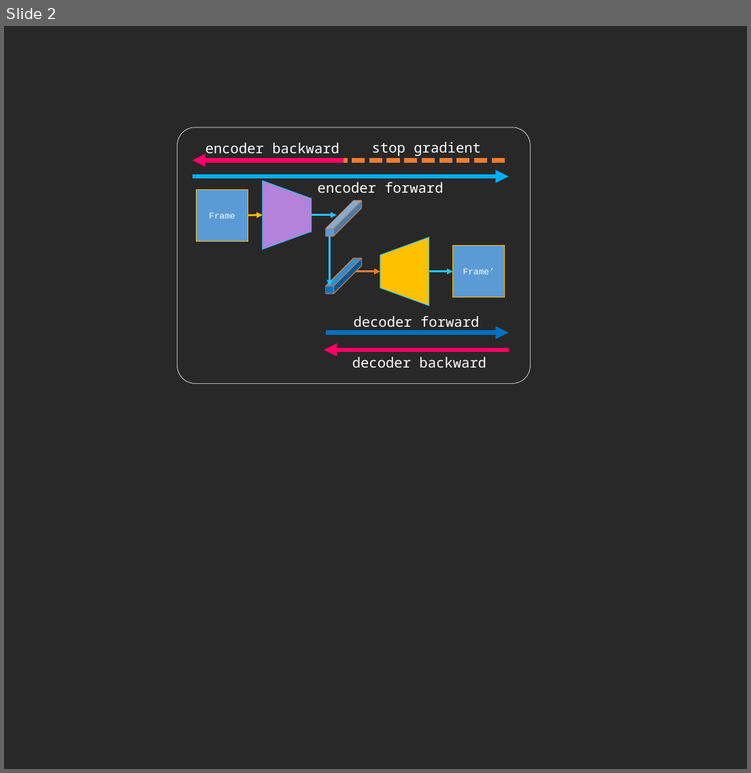
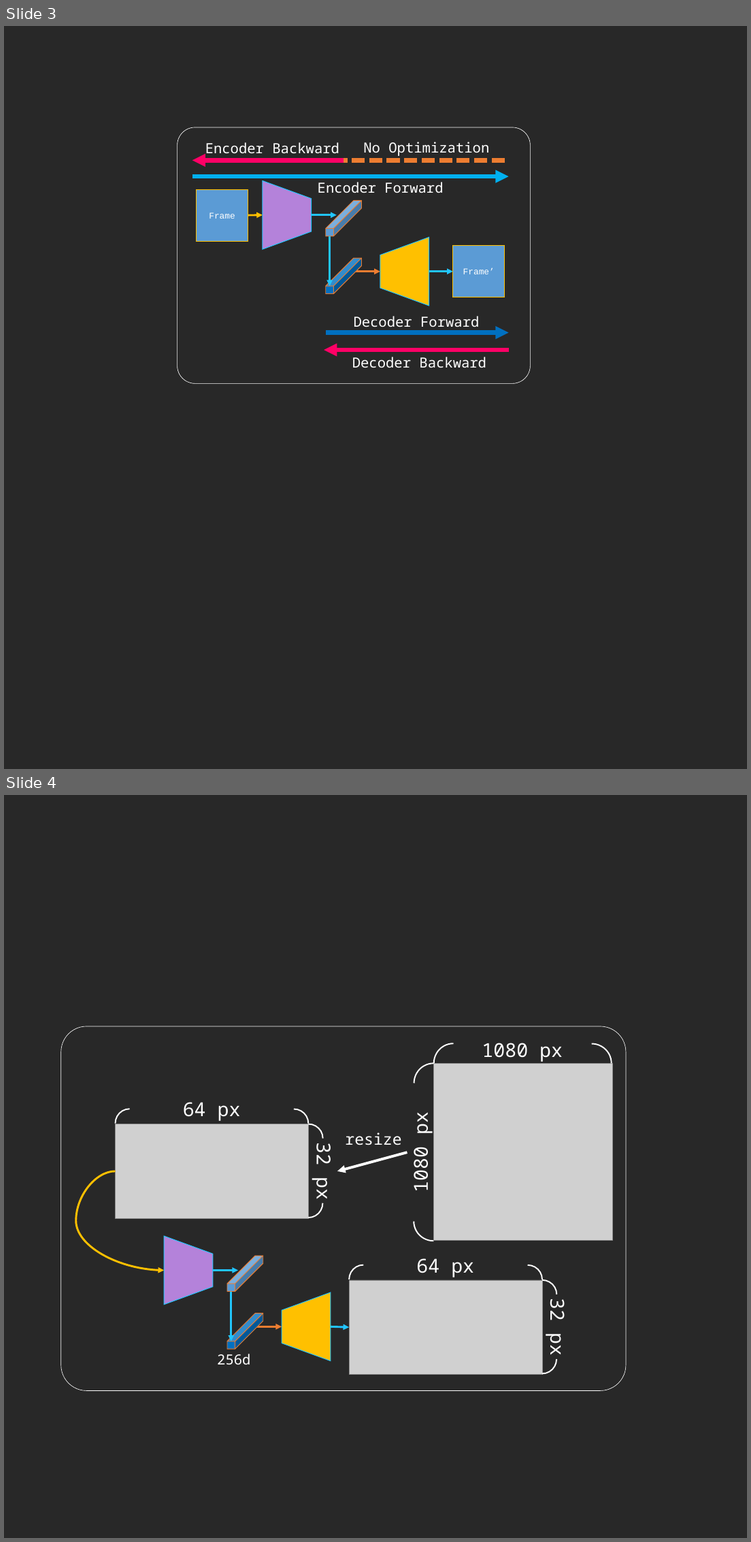
Before and after one commit to toonnyy8/ncku, a slide deck: dl2020/final/img.pptx. Shown one above the other, each under a label of ours: slide 2 before the commit, slides 3 and 4 after it. The pictures are 751x773 and 751x1542 pixels, drawn with LibreOffice and Linux fonts; fonts in the diff are those of the drawing; grey boxes stand for pictures. Boxes give left, top, right and bottom in pixels: in the first picture for what was removed or moved away, otherwise in the second. Text is boxed around its words. In the diff, an @@ line names an element or a change of style, - is before the commit and + after.

```diff
--- a/dl2020/final/img.pptx
+++ b/dl2020/final/img.pptx
@@ slide 4 added at <box>4,795,747,1538</box>, background #282828 @@
@@ group added at <box>61,1026,626,1390</box>: 12 arc (boxed as its full ellipse)s, 8 texts, 5 arrows, 3 pictures, 2 trapezoids, 2 cubes, 1 rounded rectangle, 1 curved arrow @@
+1080 px
+1080 px
+64 px
+32 px
+64 px
+32 px
+resize
+256d
@@ what was slide 2 is now slide 3 @@
@@ slide 3 changed as well @@
@@ text at <box>205,142,339,153</box>: text changed @@
-encoder backward
+Encoder Backward
@@ text at <box>363,142,489,156</box>: text changed @@
-stop gradient
+No Optimization
@@ text at <box>317,182,443,193</box>: text changed @@
-encoder forward
+Encoder Forward
@@ text at <box>354,316,479,331</box>: text changed @@
-decoder forward
+Decoder Forward
@@ text at <box>352,356,486,367</box>: text changed @@
-decoder backward
+Decoder Backward
```
Also in this commit, not shown: 3 other slides changed, 1 other slide added, 2 slides removed, 28 other files.
